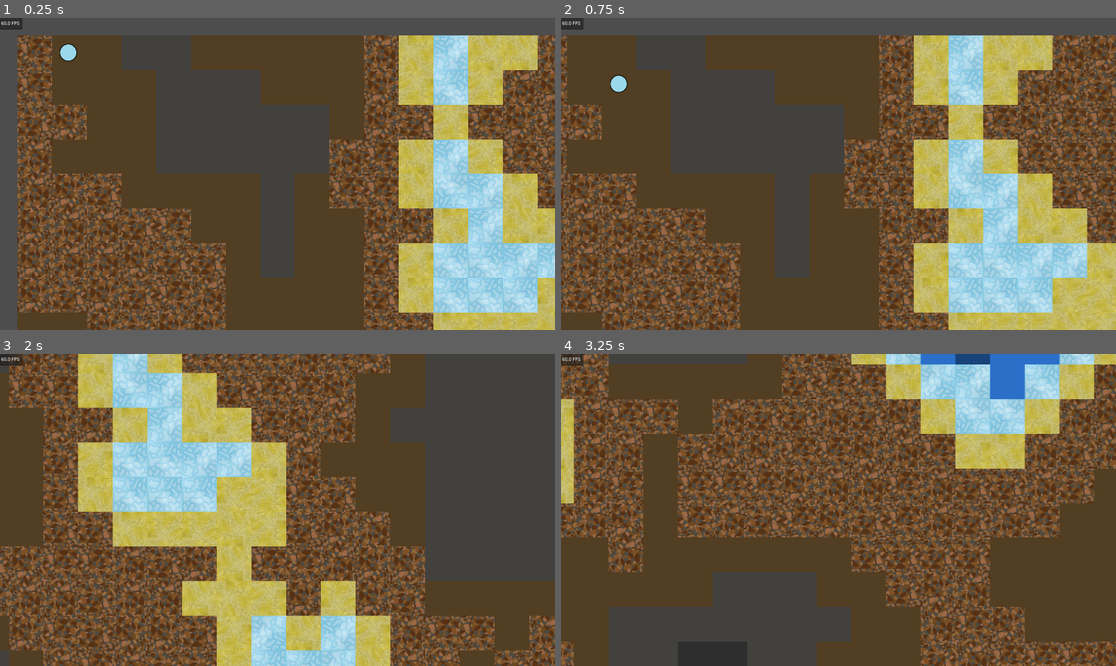
Above: before the commit, frames 1-4 (two rows, left to right).
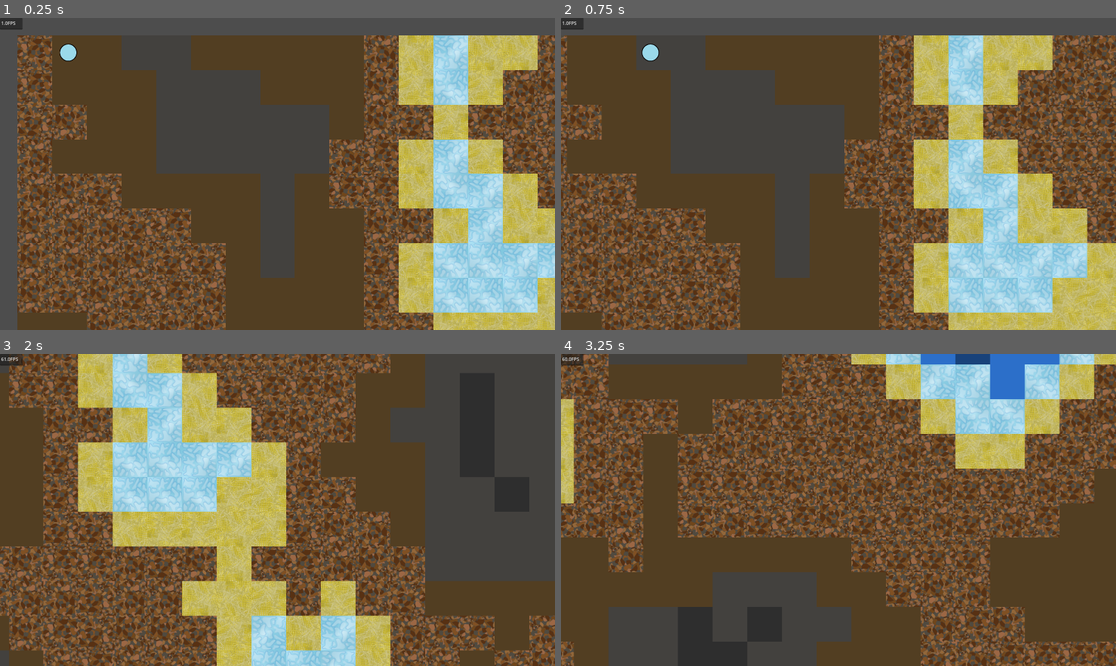
Above: after the commit, the same moments.

Repository: jokutdavid/windymob
Game: Godot game, scene res://scenes/main.tscn
Same seed, same stepped clock (60 frames per second), same inputs: the game is played once before the commit and once after it.
Inputs (mouse positions are in pixels of both pictures, inside the frame that each line leads up to):
- Up to frame 1 (0.25 s): no input
- Up to frame 2 (0.75 s): move the mouse to (960, 158) at 0.52 s; hold Right (ui_right) from 0.53 s (still down); click (960, 158) at 0.67 s
- Up to frame 3 (2 s): release Right (ui_right) at 1.25 s; drag from (166, 525) to (11, 388) at 1.27 s
- Up to frame 4 (3.25 s): tap Enter at 2 s; move the mouse to (894, 441) at 2.02 s; hold Right (ui_right) 2.03-2.75 s; drag from (810, 572) to (599, 357) at 2.77 s

The runs differ from the first frame. In frame 1, less than 0.1% of the frame differs, in the area x 0-4%, y 1-3%; in frame 2, 0.3%, in the area x 0-18%, y 1-24%; in frame 3, less than 0.1%; in frame 4, less than 0.1%.

Commit message:
Adds Linux export preset and fixes FPS counter
Adds a new export preset for Linux with x86_64 architecture and remote deployment capabilities.

Updates the FPS counter to use `Engine.get_frames_per_second()` for more accurate frame rate reporting.

Removes the `road_tile.tscn` scene, as it is likely unused or redundant.

Slightly adjusts terrain height values.

Fixes a bug in `tiles_node.gd` related to checking the terrain level of a tile.

Diff:
--- a/scenes/main.tscn
+++ b/scenes/main.tscn
@@ -19,7 +19,9 @@
 sand = 2.8
 dirt = 4.6
 hill = 5.6
-mountain = 6.8
+mountain = 6.4
+
+[node name="Buildings" type="Node2D" parent="Game"]
 
 [node name="People" type="Node2D" parent="Game"]
 
--- a/scenes/road_tile.tscn
+++ /dev/null
@@ -1,23 +0,0 @@
-[gd_scene load_steps=3 format=3 uid="uid://it2w44nxly1t"]
-
-[ext_resource type="Texture2D" uid="uid://bjsi0gdjh6lca" path="res://art/road/road_00_04.png" id="1_5s150"]
-
-[sub_resource type="GDScript" id="GDScript_5s150"]
-script/source = "extends Node2D
-
-var isTurned: bool
-
-func _ready() :
-	isTurned = abs(self.rotation_degrees - 90) < 0.01
-	print(str(isTurned) + \"\\n\")
-"
-
-[node name="RoadTile" type="Node2D"]
-script = SubResource("GDScript_5s150")
-
-[node name="Area2D" type="Area2D" parent="."]
-
-[node name="TextureRect" type="TextureRect" parent="Area2D"]
-offset_right = 40.0
-offset_bottom = 40.0
-texture = ExtResource("1_5s150")
--- a/scripts/gui.gd
+++ b/scripts/gui.gd
@@ -1,4 +1,4 @@
 extends CanvasLayer
 
 func _process(delta):
-	$FPSCounter.text = str(round(1 / delta)) + " FPS"
+	$FPSCounter.text = str(Engine.get_frames_per_second()) + "FPS"
--- a/scripts/main.gd
+++ b/scripts/main.gd
@@ -2,7 +2,3 @@
 
 @export var tile_width = 120
 @export var row_cols = Vector2i.ZERO
-
-func _process(delta):
-	if delta > 1.0 / 55:
-		print("Warning! " + str(int(1 / delta)) + "fps")
--- a/scripts/tiles_node.gd
+++ b/scripts/tiles_node.gd
@@ -71,7 +71,7 @@
 			tile_child.id = Vector2(x, y)
 			tile_child.level = level
 			tile_child.type = tile_child.ttp.terrain
-			hastar.set_point_solid(Vector2(x, y), ![0, 1, 2].has(tile_child.level))
+			hastar.set_point_solid(Vector2(x, y), !range(0, 4).has(tile_child.level))
 
 			tile_grid[y].append(tile_child)
 
Not shown, changed: export_presets.cfg
Not shown, added: WindyMob.exe
Not shown, added: WindyMob.pck
Not shown, added: WindyMob.x86_64
